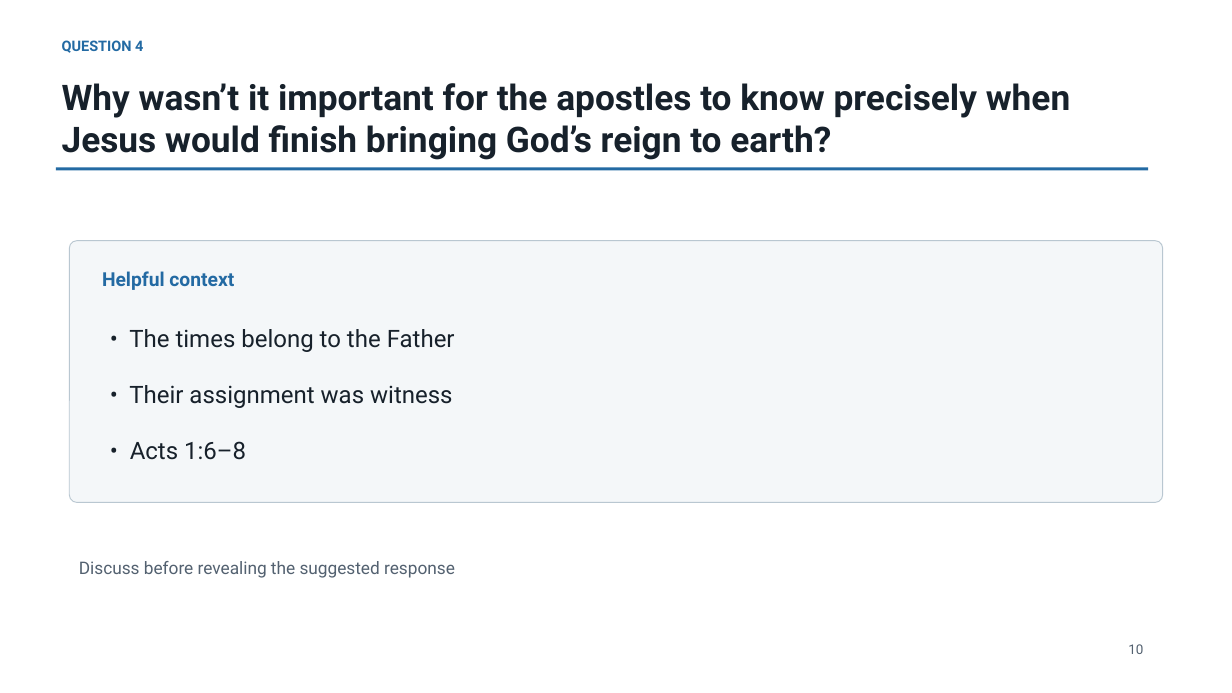
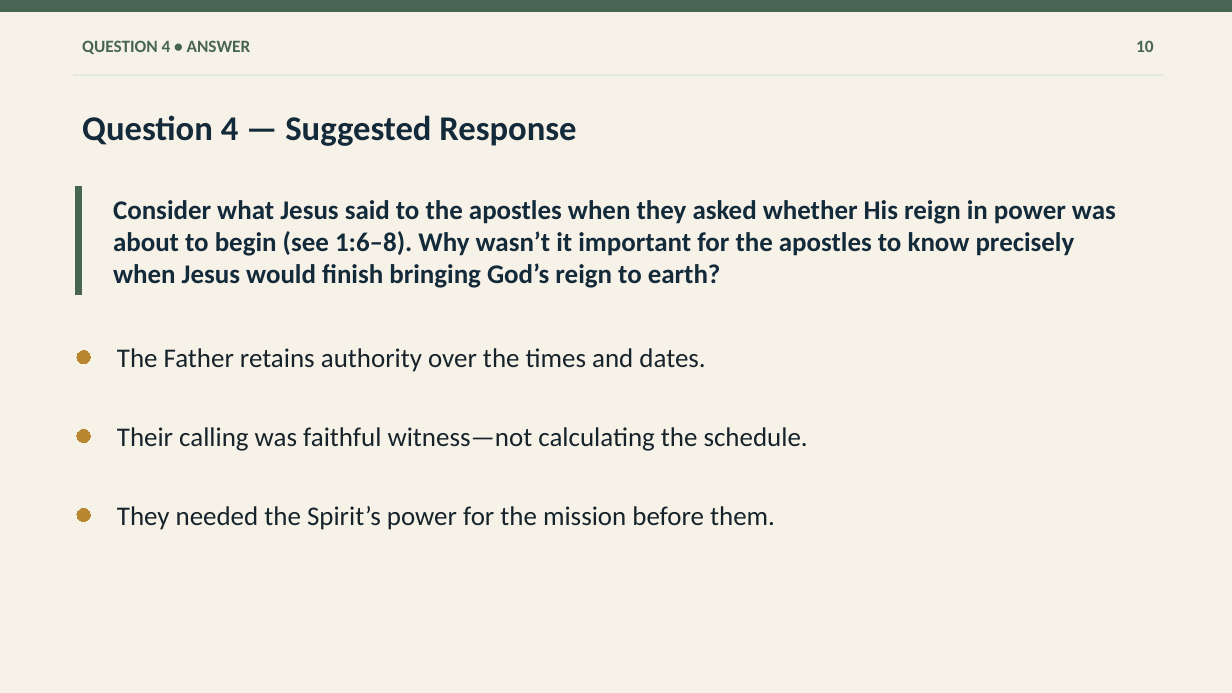
Before and after one commit to flyntm/Ezra, a slide deck: slide 10 of presentations/Lesson_Two_Acts.pptx. Drawn at 1232x693 pixels with LibreOffice and Linux fonts; fonts in the diff are those of the drawing. Boxes give left, top, right and bottom in pixels: in the first picture for what was removed or moved away, otherwise in the second. Text is boxed around its words. In the diff, an @@ line names an element or a change of style, - is before the commit and + after.

```diff
--- a/presentations/Lesson_Two_Acts.pptx
+++ b/presentations/Lesson_Two_Acts.pptx
@@ background #FFFFFF to #F7F2E8 @@
@@ rectangle added at (0, 0, 1232, 11), fill #486554, outline #486554 0 pt @@
@@ text at (82, 40, 251, 54): text changed; size 11.2 to 13.5 pt; font Roboto to Calibri; text colour #236AA3 to #486554 @@
-QUESTION 4
+QUESTION 4 • ANSWER
@@ text "10": place and size @@
-text "10" at (1128, 644, 1143, 654)
+text "10" at (1136, 40, 1153, 52)
@@ text "10" at (1136, 40, 1153, 52): size 10.5 to 13.5 pt, font Roboto to Calibri, text colour #536170 to #486554, bold on; vertical alignment top to middle @@
@@ rectangle: place and size @@
-rectangle at (55, 167, 1148, 170)
+rectangle at (73, 74, 1163, 76)
@@ rectangle at (73, 74, 1163, 76): fill #236AA3 to #E2E9E3; outline none to #E2E9E3 0 pt @@
@@ text added at (82, 115, 576, 146), 27 pt, text #132A3A, bold @@
+Question 4 — Suggested Response
@@ rectangle added at (75, 187, 81, 295), fill #486554, outline #486554 0 pt @@
@@ text at (113, 200, 1116, 288): text changed; size 27.5 to 21 pt; font Roboto to Calibri; text colour #17212B to #132A3A @@
-Why wasn’t it important for the apostles to know precisely when Jesus would finish bringing God’s reign to earth?
+Consider what Jesus said to the apostles when they asked whether His reign in power was about to begin (see 1:6–8). Why wasn’t it important for the apostles to know precisely when Jesus would finish bringing God’s reign to earth?
@@ rounded rectangle removed at (69, 240, 1163, 502) @@
@@ text removed at (102, 271, 234, 290) @@
-Helpful context
@@ vertical alignment top to middle in 4 elements at (82, 40, 251, 54), (113, 200, 1116, 288), (117, 427, 808, 451), (117, 348, 705, 372) @@
@@ text removed at (129, 329, 455, 352) @@
-• The times belong to the Father
@@ ellipse added at (77, 350, 91, 364), fill #B8872F, outline #B8872F 0 pt @@
@@ text at (117, 348, 705, 372): text changed; size 18.8 to 21 pt; font Roboto to Calibri; text colour #17212B to #17232B @@
-• Acts 1:6–8
+The Father retains authority over the times and dates.
@@ ellipse added at (77, 430, 91, 444), fill #B8872F, outline #B8872F 0 pt @@
@@ text at (117, 427, 808, 451): text changed; size 18.8 to 21 pt; font Roboto to Calibri; text colour #17212B to #17232B @@
-• Their assignment was witness
+Their calling was faithful witness—not calculating the schedule.
@@ ellipse added at (77, 508, 91, 522), fill #B8872F, outline #B8872F 0 pt @@
@@ text added at (117, 506, 775, 530), 21 pt, text #17232B @@
+They needed the Spirit’s power for the mission before them.
@@ text removed at (79, 561, 455, 578) @@
-Discuss before revealing the suggested response
```
Also in this commit, not shown: 10 other slides changed, 9 slides added, 10 slides removed, 32 other files.
